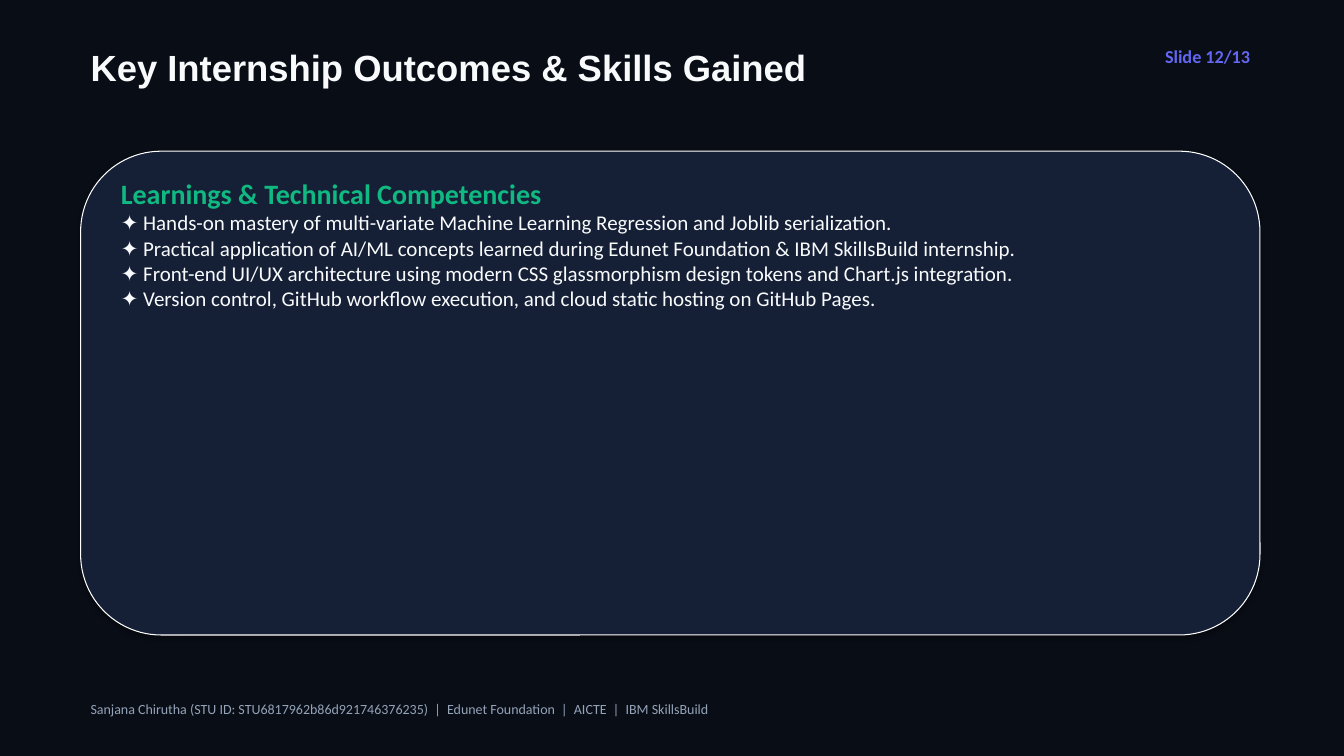
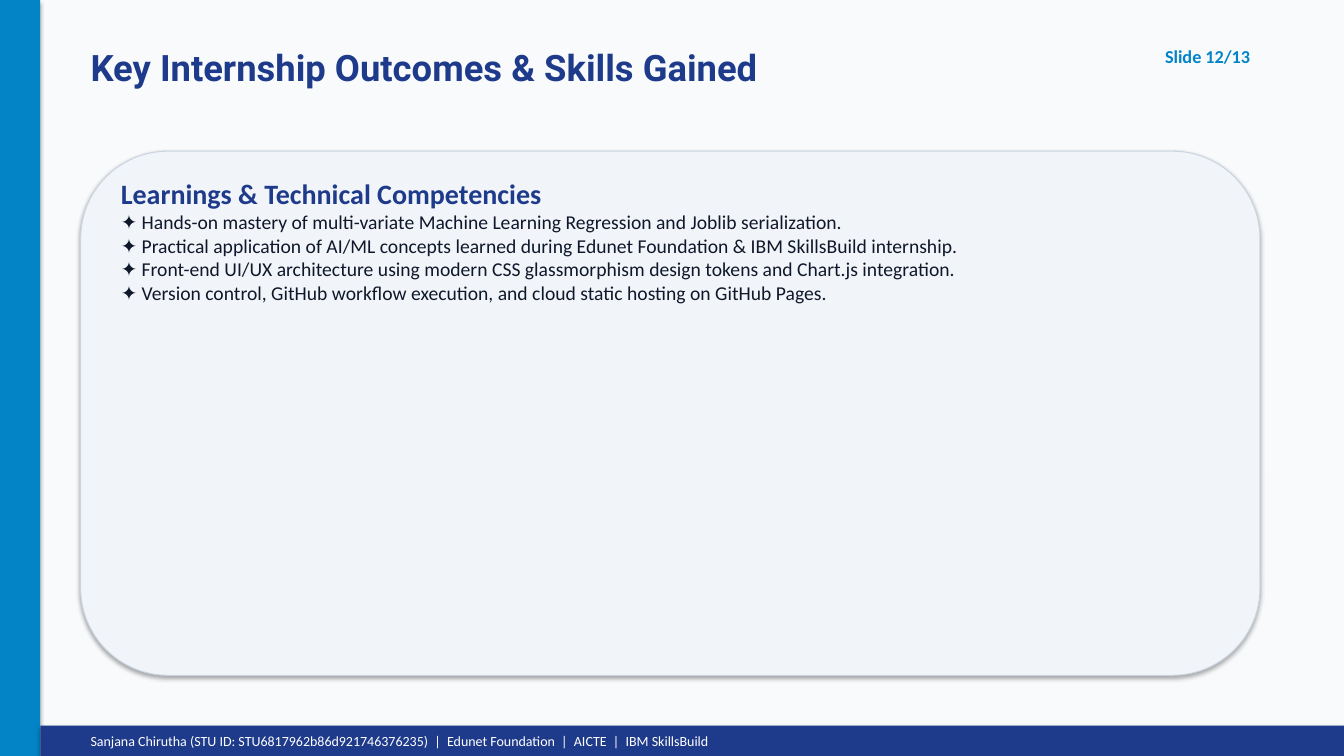
Before and after one commit to Sanjana-Chirutha/Employee-Earnings-Calculator, a slide deck: slide 12 of Employee_Earnings_Calculator_Presentation.pptx. Drawn at 1344x756 pixels with LibreOffice and Linux fonts; fonts in the diff are those of the drawing. Boxes give left, top, right and bottom in pixels: in the first picture for what was removed or moved away, otherwise in the second. Text is boxed around its words. In the diff, an @@ line names an element or a change of style, - is before the commit and + after.

Commit message:
Add official AICTE Edunet Internship Report PDF and updated PowerPoint presentation matching reference certificate theme

```diff
--- a/Employee_Earnings_Calculator_Presentation.pptx
+++ b/Employee_Earnings_Calculator_Presentation.pptx
@@ rectangle at bbox=[0, 0, 1344, 756]: fill #090D16 to #F8FAFC @@
@@ rectangle added at bbox=[0, 0, 40, 756], fill #0284C7 @@
@@ text "Key Internship Outcomes & Skills ..." at bbox=[91, 53, 757, 89]: font Arial to Roboto, text colour #F8FAFC to #1E3A8A @@
@@ text "Slide 12/13" at bbox=[1165, 50, 1250, 64]: text colour #6366F1 to #0284C7 @@
@@ rounded rectangle: place and size @@
-rounded rectangle at bbox=[81, 151, 1260, 635]
+rounded rectangle at bbox=[81, 151, 1260, 676]
@@ rounded rectangle at bbox=[81, 151, 1260, 676]: fill #152036 to #F1F5F9; outline #FFFFFF 0.75 pt to #CBD5E1 0.75 pt @@
@@ text "Learnings & Technical Competencies" at bbox=[121, 184, 957, 304]: text colour #10B981 to #1E3A8A in "Learnings & Technical Competencies"; size 15 to 14 pt, text colour #F8FAFC to #0F172A @@
@@ rectangle added at bbox=[40, 726, 1344, 756], fill #1E3A8A @@
@@ text "Sanjana Chirutha (STU ID: STU6817962b86d921746376235) ...": place and size @@
-text "Sanjana Chirutha (STU ID: STU6817962b86d921746376235) ..." at bbox=[91, 704, 708, 717]
+text "Sanjana Chirutha (STU ID: STU6817962b86d921746376235) ..." at bbox=[91, 736, 708, 749]
@@ text "Sanjana Chirutha (STU ID: STU6817962b86d921746376235) ..." at bbox=[91, 736, 708, 749]: text colour #94A3B8 to #FFFFFF @@
```
Also in this commit, not shown: 12 other slides changed, 3 other files.
